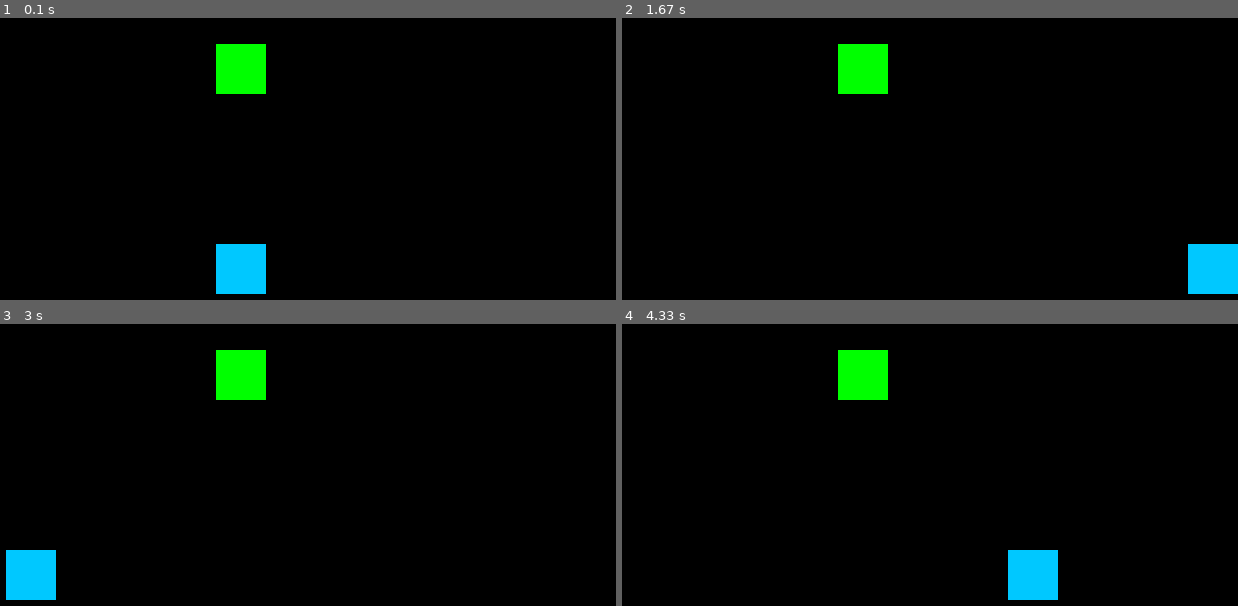
Above: before the commit, frames 1-4 (two rows, left to right).
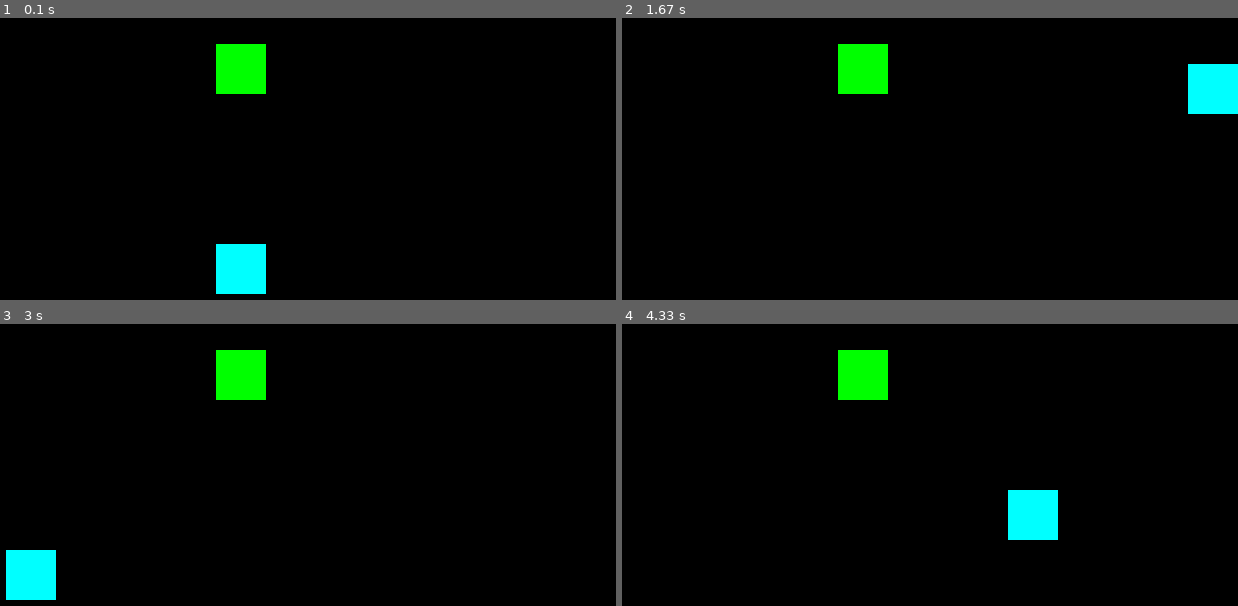
Above: after the commit, the same moments.

Repository: justbechillalr/pygames
Game: pygame game, started from SpaceShooter.py
The game is run twice, just before and just after one commit, with the same random seed, the same clock (stepped at 60 frames per second) and the same inputs.
Inputs:
- Up to frame 1 (0.1 s): no input
- Up to frame 2 (1.67 s): hold D 0.33-0.8 s; hold W 0.83-1.13 s; hold D 1.17-1.63 s
- Up to frame 3 (3 s): hold A 1.67-2.2 s; hold S 2.23-2.53 s; hold A 2.57-2.97 s
- Up to frame 4 (4.33 s): hold W 3-3.37 s; hold D 3.4-4.03 s; hold S from 4.07 s (still down)

The runs differ from the first frame. In frame 1, 1.4% of the frame differs, in the area x 35-44%, y 80-98%; in frame 2, 2.9%, in the area x 91-100%, y 16-98%; in frame 3, 1.4%; in frame 4, 2.9%.

Commit message:
all nighter

Diff:
--- a/SpaceShooter.py
+++ b/SpaceShooter.py
@@ -1,5 +1,6 @@
 #imports pygame
 import pygame
+import random
 #launches pygame
 pygame.init()
 Screen_width, Screen_height = ((800,600))
@@ -13,17 +14,15 @@
 normal_color= (0,255,0)
 hit_color = (255,0,0)
 
-
-
 #Clock settings#
 clock = pygame.time.Clock()
 #Box spawn#
-box_y = Screen_height / 1.2
-box_x = Screen_width / 2
+player_y = Screen_height / 1.2
+player_x = Screen_width / 2
 #Box settings#
-box_size = 50
-box_height = 50
-box_width =  50
+player_size = 50
+player_height = 50
+player_width =  50
 #bullets settings#
 bullet_width = 10
 bullet_height = 10
@@ -32,11 +31,15 @@
 #Game settings#
 speed = 10
 #text dumy spawn#
-dummy_y = Screen_height//2
-dummy_x = Screen_width //2
-dummy_plane = pygame.Rect(dummy_x,dummy_y,box_width,box_height)
-dummy_color = normal_color
+target_y = Screen_height//2
+target_x = Screen_width //2
+target = pygame.Rect(target_x,target_y,player_width,player_height)
+target_color = normal_color
+target_list = pygame.Rect(target_x, target_y, player_width, player_width)
 
+#statement
+
+#fly = (Screen_width//2, Screen_height//2, size, size)
 
 #dummy/bullet colide settings#
 #main game loop#
@@ -51,52 +54,59 @@
         #Movement Settings#
     keys = pygame.key.get_pressed()
     if keys[pygame.K_a]:
-        box_x -= speed
+        player_x -= speed
     if keys[pygame.K_d]:
-        box_x += speed
+        player_x += speed
+    if keys[pygame.K_w]:
+        player_y -= speed
+    if keys[pygame.K_s]:
+        player_y += speed
     if keys[pygame.K_SPACE]:
         if now - last_shot_time > Shoot_cooldown:
+            testBullet = pygame.Rect(target_x,target_y,player_width,player_height)
+            colliding = testBullet.colliderect(target)
             #Fire bullets
-            bullet_x = box_x + box_size //2
-            bullet_y = box_y + box_size // 2 - bullet_height // 2
+            bullet_x = player_x + player_size //2
+            bullet_y = player_y + player_size // 2 - bullet_height // 2
             bullets.append([bullet_x, bullet_y])
             #resets cooldown#
             last_shot_time = now
 
     #move the bullet#
-    for bullet in bullets[:]:
-        bullet[1] -= bullet_speed
-        testBullet = pygame.Rect(bullet[0],bullet[1],bullet_width,bullet_height)
-        colliding = testBullet.colliderect(dummy_plane)
+
+        for bullet in bullets[:]:
+            bullet[1] -= bullet_speed
+            testBullet = pygame.Rect(bullet[0],bullet[1],bullet_width,bullet_height)
+
 
         if colliding:
-            bullets.remove(bullet)
-            dummy_color = hit_color
-
-
-        if bullet[1] > Screen_height:
+            target_color = hit_color
             bullets.remove(bullet)
 
 
 
+
+
+
     #keeps Box in screen#
-    box_x = max (0, min(Screen_width- box_width,box_x))
-    box_y = max (0, min(Screen_height- box_height,box_y))
+    player_x = max (0, min(Screen_width  - player_width,player_x))
+    player_y = max (0, min(Screen_height - player_height,player_y))
     #background color#
 
-    #screeen#
+    #screeen#                                LOADING SETTINGS
     screen.fill((0,0,0))
-       #test box#
+
+       #Target#
     pygame.draw.rect(
         screen,
-        dummy_color,
-        (dummy_x,dummy_y,box_width,box_height)
+        normal_color,
+        (target_x,target_y,player_width,player_height)
     )
     #laster inn Box#
     pygame.draw.rect(
         screen,
-        (0,200,255),
-        (box_x,box_y,box_width,box_height)
+        (0,255,255),
+        (player_x,player_y,player_width,player_height)
     )
     #Loading bullets#
     for bullet in bullets[:]:
